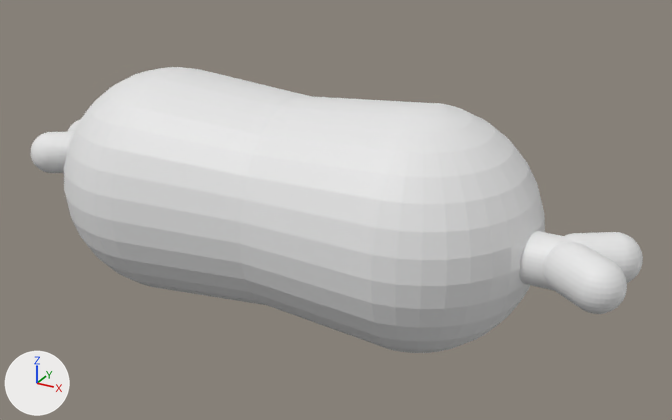
The OBJ model 3DLv3_2023_vs2019/Project/BaseProject/BaseProject/res/Item/StageItem/niku.obj as it was, and as the next commit left it.
One viewpoint serves both versions: a camera (50 mm lens) standing at (2.35, -3.76, 1.92) and looking at (0.21, 0.13, -0.03). Lighting does not change. The marker at lower left points along +X, +Y and +Z. Where no turn or scale is listed for an object, it has been applied to the vertices.

Objects in the first picture: '球', '球.001', '球.002'.
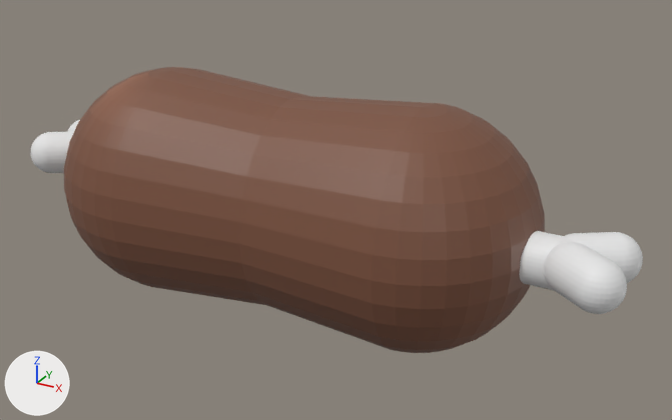
What differs and where, as boxes [x1, y1, x2, y2] in the pictures (672 x 420 px):
'球', recoloured (white to brown)
    both: [64, 67, 545, 353]

The change, as a list of edits to the scene's bpy script:
```text
Add img_niku_png:
    img_niku_png = load_image('niku.png', 'niku.png', 1024, 1024, 'sRGB')
Add mat_マテリアル_001:
    mat_マテリアル_001 = principled_material('マテリアル.001')
    mat_マテリアル_001.texture = img_niku_png
Change me_球:
    where me_球.from_pydata(...)  # 595 vertices, 1186 faces; spans x -1.33..1.3, y -0.59..0.68, z -0.6..0.62
    remove me_球.materials.append(mat_マテリアル)  # white #e7e7e7
    add me_球.materials.append(mat_マテリアル_001)  # picture img_niku_png
```
